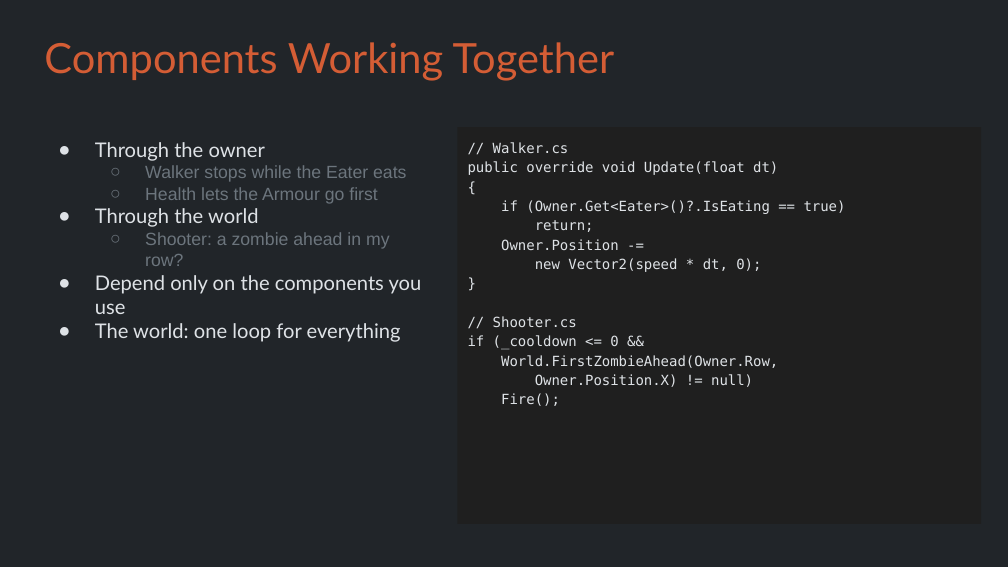
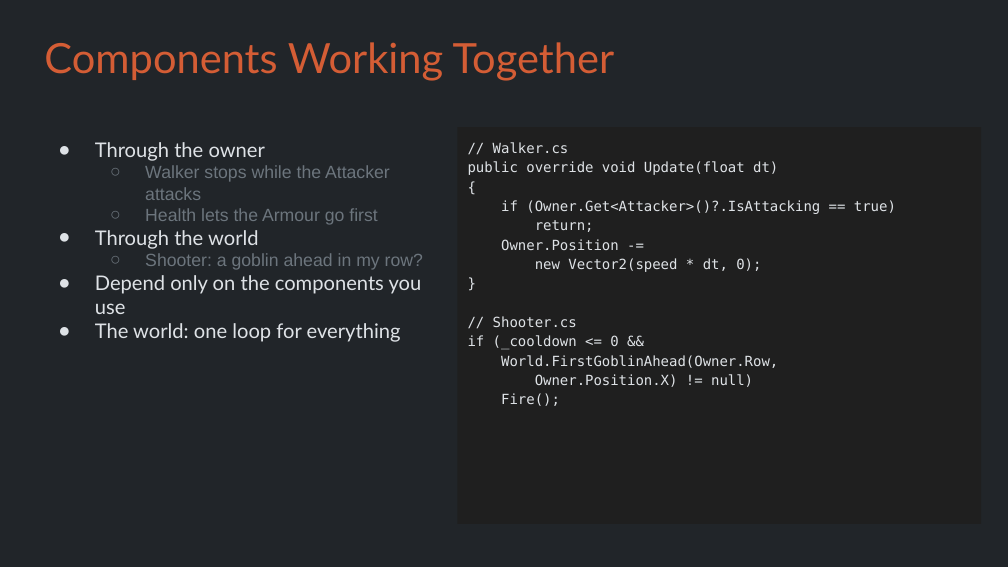
Before and after one commit to Metamate/gar, a slide deck: slide 16 of slides/09 Plants vs. Zombies.pptx. Drawn at 1008x567 pixels with LibreOffice and Linux fonts; fonts in the diff are those of the drawing. Boxes give left, top, right and bottom in pixels: in the first picture for what was removed or moved away, otherwise in the second. Text is boxed around its words. In the diff, an @@ line names an element or a change of style, - is before the commit and + after.

```diff
--- a/slides/09 Plants vs. Zombies.pptx
+++ b/slides/09 Plants vs. Zombies.pptx
@@ title at box(145, 165, 390, 200): text changed @@
-  ○ Walker stops while the Eater eats
+  ○ Walker stops while the Attacker attacks
@@ text at box(501, 200, 896, 214): text changed @@
-if (Owner.Get<Eater>()?.IsEating == true)
+if (Owner.Get<Attacker>()?.IsAttacking == true)
@@ title at box(145, 253, 423, 270): text changed @@
-  ○ Shooter: a zombie ahead in my row?
+  ○ Shooter: a goblin ahead in my row?
@@ text at box(501, 355, 778, 368): text changed @@
-World.FirstZombieAhead(Owner.Row,
+World.FirstGoblinAhead(Owner.Row,
```
Also in this commit, not shown: 23 other slides changed, 8 other files.
